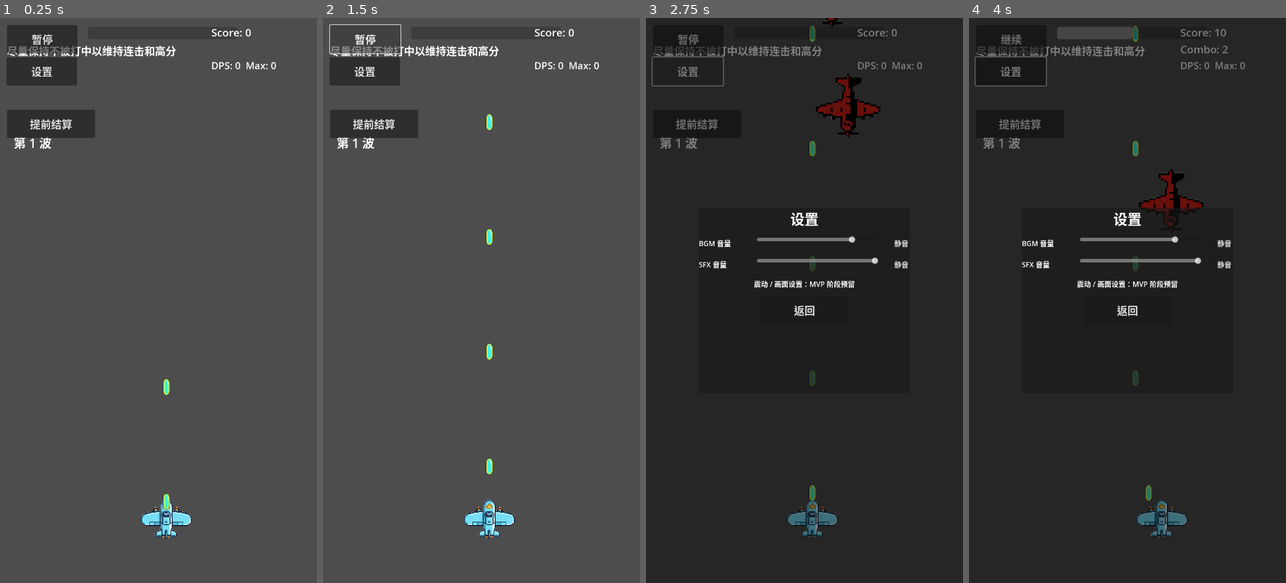
Above: before the commit, frames 1-4 (left to right).
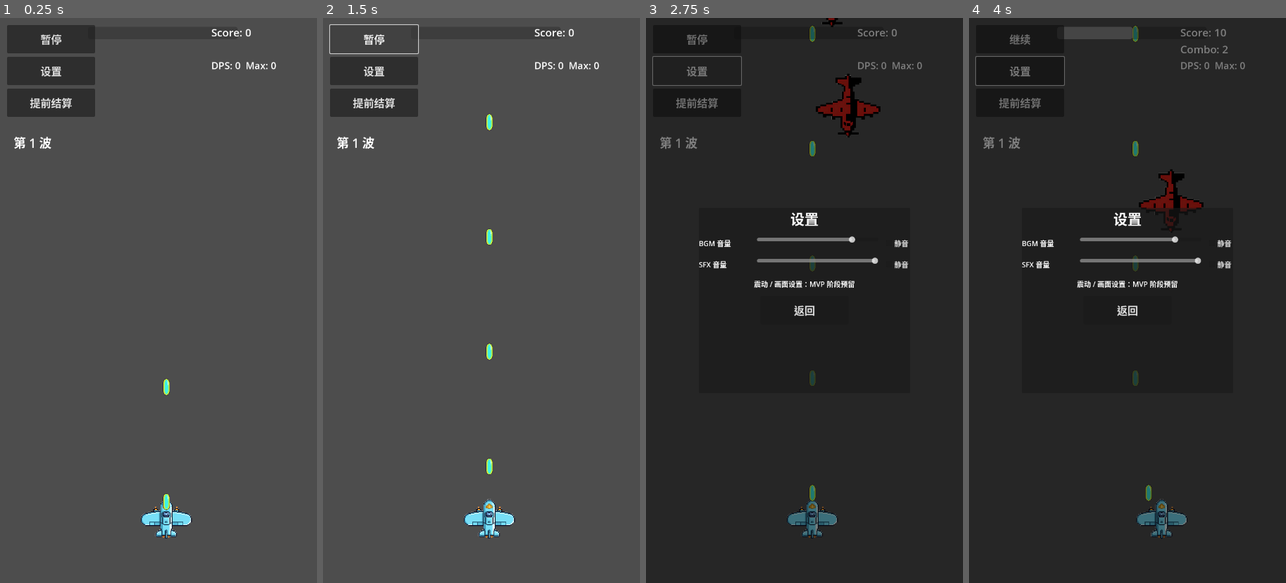
Above: after the commit, the same moments.

Repository: qingzhixing/plane-war
Game: Godot game, scene res://scenes/Main.tscn
Same seed, same stepped clock (60 frames per second), same inputs: the game is played once before the commit and once after it. Sound files missing from this copy of the repository are replaced by a short silence.
Inputs (mouse positions are in pixels of both pictures, inside the frame that each line leads up to):
- Up to frame 1 (0.25 s): no input
- Up to frame 2 (1.5 s): click "暂停" at 0.5 s; click "继续" at 1.25 s
- Up to frame 3 (2.75 s): click "设置" at 2 s
- Up to frame 4 (4 s): click "提前结算" at 2.75 s; tap Enter at 3.5 s; move the mouse to (1197, 272) at 3.52 s; hold D from 3.53 s (still down); tap P at 3.6 s; click (1197, 272) at 3.67 s

The runs differ from the first frame. In frame 1, 3.3% of the frame differs, in the area x 2-56%, y 1-22%; in frame 2, 3.1%; in frame 3, 1.1%; in frame 4, 1.2%.

Commit message:
🎨 UI: 将暂停设置提前结算按钮装入VBox
Made-with: Cursor

Diff:
--- a/scenes/Main.tscn
+++ b/scenes/Main.tscn
@@ -58,31 +58,23 @@
 theme_override_font_sizes/font_size = 28
 text = "第 1 波"
 
-[node name="InfoLabel" type="Label" parent="HUD/Root"]
-layout_mode = 0
-offset_left = 16.0
-offset_top = 56.0
-offset_right = 400.0
-offset_bottom = 88.0
-theme_override_font_sizes/font_size = 24
-text = "尽量保持不被打中以维持连击和高分"
-horizontal_alignment = 0
-
-[node name="PauseButton" type="Button" parent="HUD/Root"]
-custom_minimum_size = Vector2(160, 64)
+[node name="TopLeftButtons" type="VBoxContainer" parent="HUD/Root"]
 layout_mode = 0
 offset_left = 16.0
 offset_top = 16.0
+offset_right = 216.0
+offset_bottom = 260.0
+theme_override_constants/separation = 8
+
+[node name="PauseButton" type="Button" parent="HUD/Root/TopLeftButtons"]
+layout_mode = 2
+custom_minimum_size = Vector2(160, 64)
 theme_override_font_sizes/font_size = 24
 text = "暂停"
 
-[node name="SettingsButton" type="Button" parent="HUD/Root"]
+[node name="SettingsButton" type="Button" parent="HUD/Root/TopLeftButtons"]
+layout_mode = 2
 custom_minimum_size = Vector2(160, 64)
-layout_mode = 0
-offset_left = 15.0
-offset_top = 89.0
-offset_right = 175.0
-offset_bottom = 153.0
 theme_override_font_sizes/font_size = 24
 text = "设置"
 
@@ -101,20 +93,15 @@
 [node name="ComboLabel" type="Label" parent="HUD/Root/TopRightVBox"]
 layout_mode = 2
 theme_override_font_sizes/font_size = 24
-text = ""
 
 [node name="DpsLabel" type="Label" parent="HUD/Root/TopRightVBox"]
 layout_mode = 2
 theme_override_font_sizes/font_size = 22
 text = "DPS: 0  Max: 0"
 
-[node name="EndRunButton" type="Button" parent="HUD/Root"]
+[node name="EndRunButton" type="Button" parent="HUD/Root/TopLeftButtons"]
+layout_mode = 2
 custom_minimum_size = Vector2(200, 64)
-layout_mode = 0
-offset_left = 16.0
-offset_top = 208.0
-offset_right = 216.0
-offset_bottom = 272.0
 theme_override_font_sizes/font_size = 24
 text = "提前结算"
 
--- a/scripts/hud.gd
+++ b/scripts/hud.gd
@@ -4,7 +4,6 @@
 
 var _player: Node = null
 var _main: Node = null
-var _info_label: Label
 var _wave_label: Label
 var _exp_bar: ProgressBar
 var _pause_button: Button
@@ -19,11 +18,6 @@
 	if player_path != NodePath(""):
 		_player = get_node(player_path)
 	_main = get_parent()
-
-	# 顶部提示标签：推荐在场景中将原 HpLabel 重命名为 InfoLabel
-	_info_label = $Root.get_node_or_null("InfoLabel")
-	if _info_label != null:
-		_info_label.mouse_filter = Control.MOUSE_FILTER_IGNORE
 
 	# 分数 / 连击 / DPS 标签（从场景中获取，不再动态创建）
 	var top_right := $Root.get_node_or_null("TopRightVBox")
@@ -52,18 +46,28 @@
 	_exp_bar.mouse_filter = Control.MOUSE_FILTER_IGNORE
 	_exp_bar.max_value = 1.0
 
+	# 左上按钮区域（暂停 / 设置 / 提前结算）
+	var buttons_root := $Root.get_node_or_null("TopLeftButtons")
+	if buttons_root is VBoxContainer:
+		_pause_button = buttons_root.get_node_or_null("PauseButton")
+		_settings_button = buttons_root.get_node_or_null("SettingsButton")
+		_end_run_button = buttons_root.get_node_or_null("EndRunButton")
+	else:
+		_pause_button = $Root.get_node_or_null("PauseButton")
+		_settings_button = $Root.get_node_or_null("SettingsButton")
+		_end_run_button = $Root.get_node_or_null("EndRunButton")
+
 	# 暂停按钮：始终可点，用于切换树的暂停状态
-	_pause_button = $Root/PauseButton
-	# 按钮需要拦截鼠标事件，保持默认（STOP），否则点不到
-	_pause_button.pressed.connect(_on_pause_button_pressed)
-	_update_pause_button_text()
+	if _pause_button != null:
+		# 按钮需要拦截鼠标事件，保持默认（STOP），否则点不到
+		_pause_button.pressed.connect(_on_pause_button_pressed)
+		_update_pause_button_text()
 
 	# 设置按钮：打开设置界面，但不改变当前暂停状态
-	_settings_button = $Root/SettingsButton
-	_settings_button.pressed.connect(_on_settings_button_pressed)
+	if _settings_button != null:
+		_settings_button.pressed.connect(_on_settings_button_pressed)
 
 	# 提前结算按钮（可选）
-	_end_run_button = $Root.get_node_or_null("EndRunButton")
 	if _end_run_button != null:
 		_end_run_button.pressed.connect(_on_end_run_pressed)
 
@@ -103,10 +107,6 @@
 		if _dps_label != null:
 			_dps_label.text = "DPS: %.0f  Max: %.0f" % [cur, max_val]
 
-		# 提示文本：简单提示“不要被打中”
-		if _info_label != null:
-			_info_label.text = "尽量保持不被打中以维持连击和高分"
-
 
 func _unhandled_input(event: InputEvent) -> void:
 	if event is InputEventKey:
